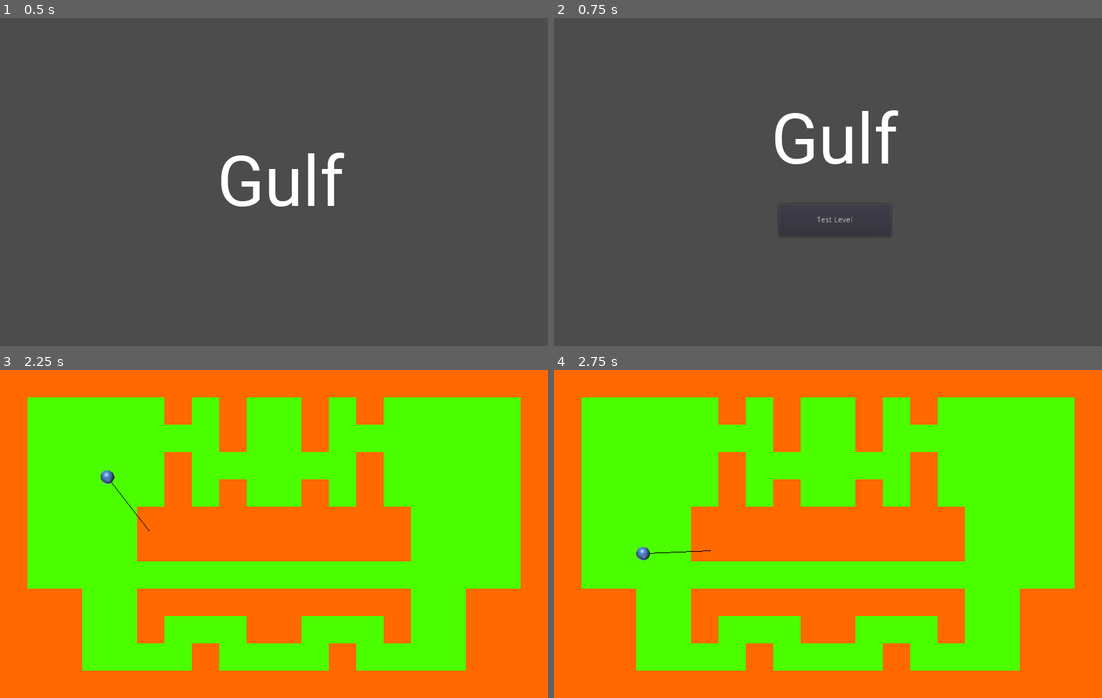
Above: before the commit, frames 1-4 (two rows, left to right).
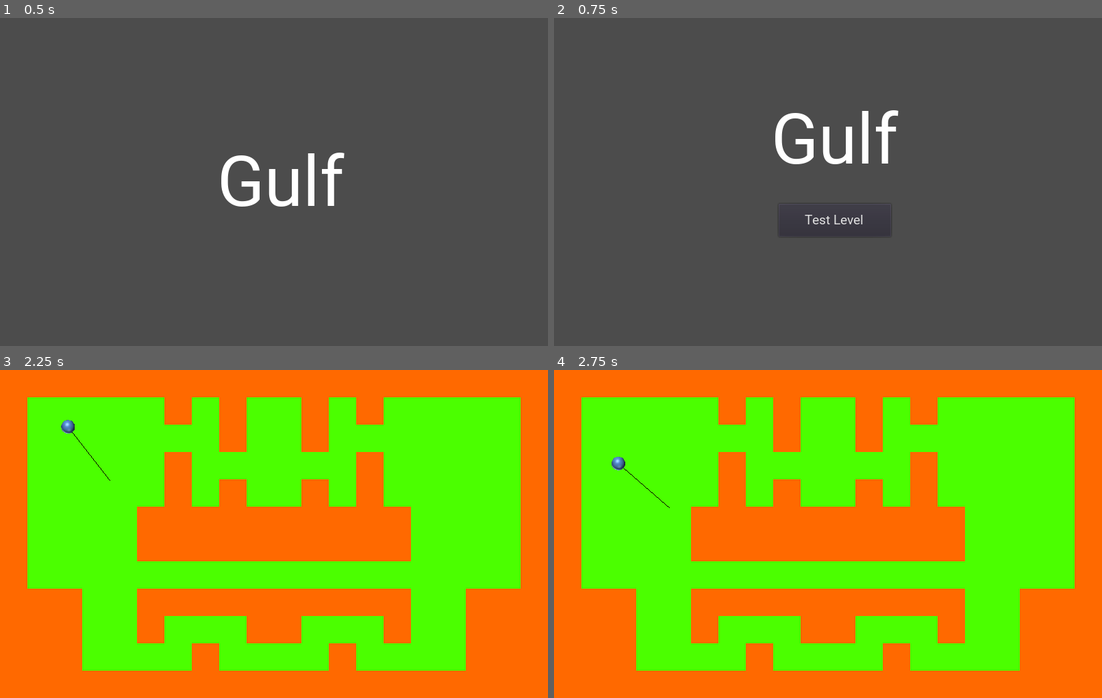
Above: after the commit, the same moments.

Repository: Halfwhit/Gulf
Game: Godot game, scene res://Scenes/Main.tscn
The game is run twice, just before and just after one commit, with the same random seed, the same clock (stepped at 60 frames per second) and the same inputs.
Inputs (mouse positions are in pixels of both pictures, inside the frame that each line leads up to):
- Up to frame 1 (0.5 s): no input
- Up to frame 2 (0.75 s): tap Enter at 0.5 s; move the mouse to (948, 165) at 0.52 s; click (948, 165) at 0.6 s
- Up to frame 3 (2.25 s): click "Test Level" at 1.25 s; tap Space at 2 s; move the mouse to (164, 550) at 2.02 s; click (164, 550) at 2.1 s
- Up to frame 4 (2.75 s): no input

Frame 1 is identical in both runs. In frame 2, 0.1% of the frame differs, in the area x 45-57%, y 60-63%; in frame 3, 0.2%; in frame 4, 0.2%, in the area x 10-29%, y 26-59%.

Commit message:
Updated button font in the menu

Diff:
--- a/Scenes/Assets/Player.gd
+++ b/Scenes/Assets/Player.gd
@@ -27,4 +27,4 @@
 
 func check_hit():
 	if Input.is_action_just_pressed("touch_main"):
-		ball_vector = get_local_mouse_position().clamped(max_force)
+		ball_vector = -get_local_mouse_position().clamped(max_force)
--- a/Scenes/GUI/Menu.tscn
+++ b/Scenes/GUI/Menu.tscn
@@ -1,7 +1,14 @@
-[gd_scene load_steps=3 format=2]
+[gd_scene load_steps=5 format=2]
 
 [ext_resource path="res://Scenes/GUI/Menu.gd" type="Script" id=1]
-[ext_resource path="res://Fonts/font.tres" type="DynamicFont" id=2]
+[ext_resource path="res://Fonts/title.tres" type="DynamicFont" id=2]
+
+[sub_resource type="DynamicFontData" id=1]
+font_path = "res://Fonts/Roboto-Regular.ttf"
+
+[sub_resource type="DynamicFont" id=2]
+size = 24
+font_data = SubResource( 1 )
 
 [node name="Menu" type="Control"]
 anchor_right = 1.0
@@ -22,6 +29,7 @@
 margin_top = 340.0
 margin_right = 615.0
 margin_bottom = 400.0
+custom_fonts/font = SubResource( 2 )
 text = "Test Level"
 
 [connection signal="pressed" from="Test" to="." method="_on_Test_pressed"]
--- a/Scenes/GUI/Splash.tscn
+++ b/Scenes/GUI/Splash.tscn
@@ -1,7 +1,8 @@
 [gd_scene load_steps=3 format=2]
 
 [ext_resource path="res://Scenes/GUI/Splash.gd" type="Script" id=1]
-[ext_resource path="res://Fonts/font.tres" type="DynamicFont" id=2]
+[ext_resource path="res://Fonts/title.tres" type="DynamicFont" id=2]
+
 
 [node name="Splash" type="Control"]
 anchor_right = 1.0
Renamed: Fonts/font.tres -> Fonts/title.tres
